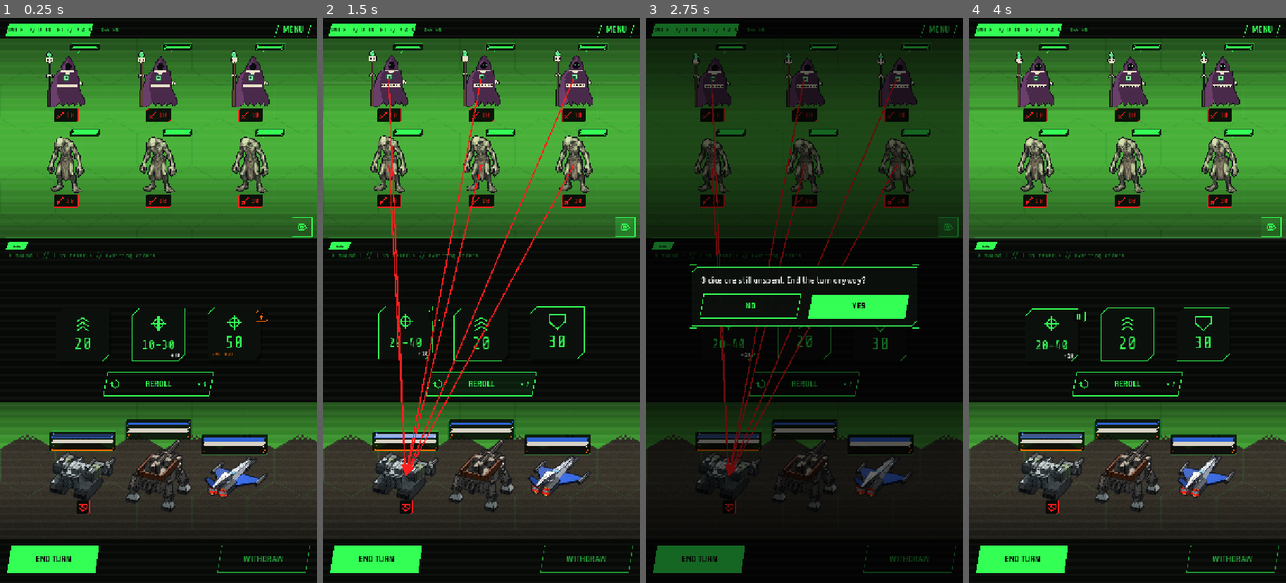
Above: before the commit, frames 1-4 (left to right).
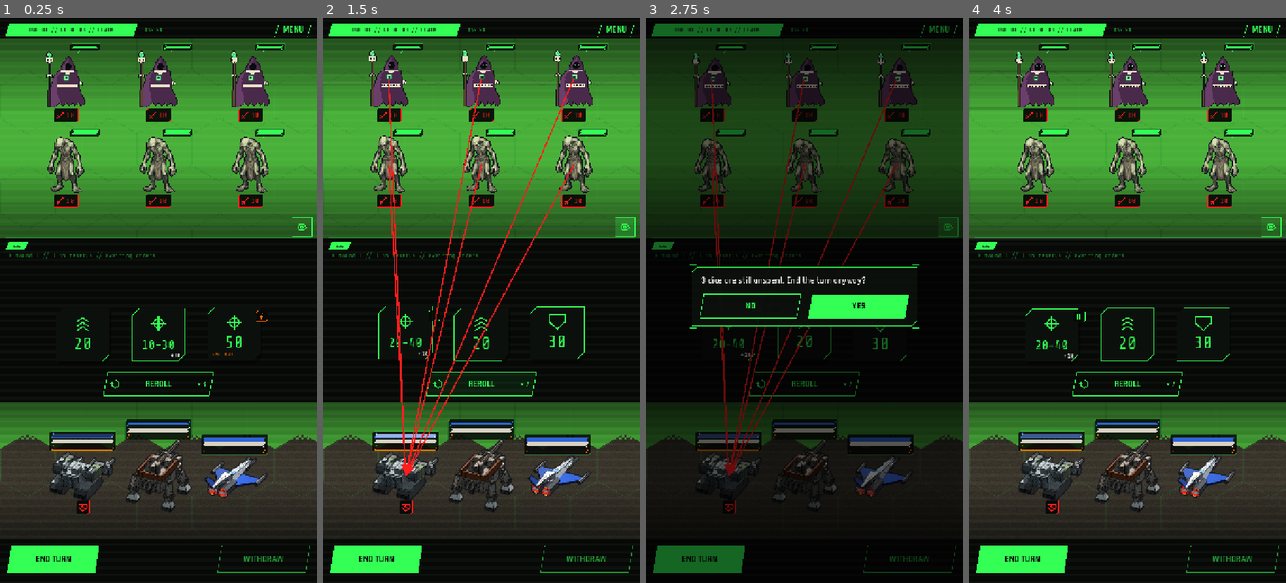
Above: after the commit, the same moments.

Repository: ryanjdmartin/riftgate
Game: Godot game, scene res://game/skirmish/skirmish_screen.tscn
The game is run twice, just before and just after one commit, with the same random seed, the same clock (stepped at 60 frames per second) and the same inputs. This scene is started directly instead of the project's main scene.
Inputs (mouse positions are in pixels of both pictures, inside the frame that each line leads up to):
- Up to frame 1 (0.25 s): no input
- Up to frame 2 (1.5 s): click (624, 227) at 0.5 s; click "REROLL" at 1.25 s
- Up to frame 3 (2.75 s): click "END TURN" at 2 s
- Up to frame 4 (4 s): click "WITHDRAW" at 2.75 s; click (1270, 227) at 3.5 s

The runs differ from the first frame. In frame 1, 0.4% of the frame differs, in the area x 2-52%, y 1-4%; in frame 2, 0.4%; in frame 3, 0.4%; in frame 4, 0.4%.

Commit message:
The skirmish header tag wide enough for the ground word
Co-Authored-By: Claude Fable 5.1 <noreply@anthropic.com>

Diff:
--- a/game/skirmish/skirmish_screen.gd
+++ b/game/skirmish/skirmish_screen.gd
@@ -206,9 +206,9 @@
 
 	# Header: round and reinforcements tag, phase readout beside it.
 	_header = _tag("", 13, true)
-	_place(_header, Vector2(12, 14), Vector2(200, 28))
+	_place(_header, Vector2(12, 14), Vector2(300, 28))
 	_sub_label = Hud.label("", 12, Color(Palette.HUD, 0.7), Hud.mono())
-	_place(_sub_label, Vector2(226, 20), Vector2(380, 20))
+	_place(_sub_label, Vector2(326, 20), Vector2(380, 20))
 	# The intent eye sits right under the formation, at the right edge: toggled often, so it
 	# stays within a thumb's reach of the foes it concerns.
 	var menu_btn := HudButton.new("MENU", _open_menu)
